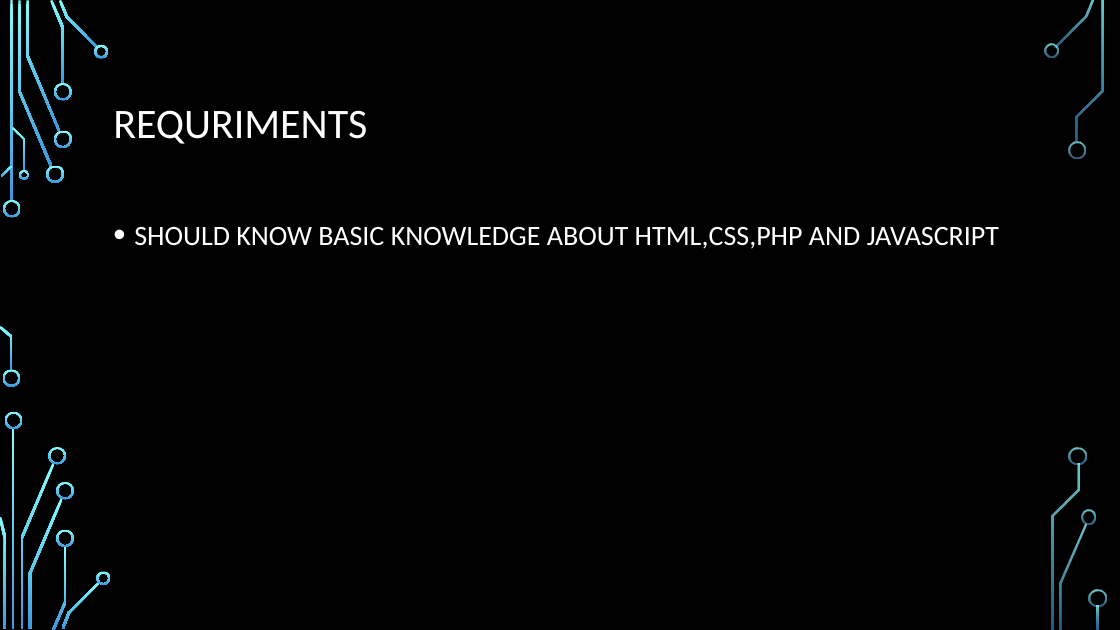
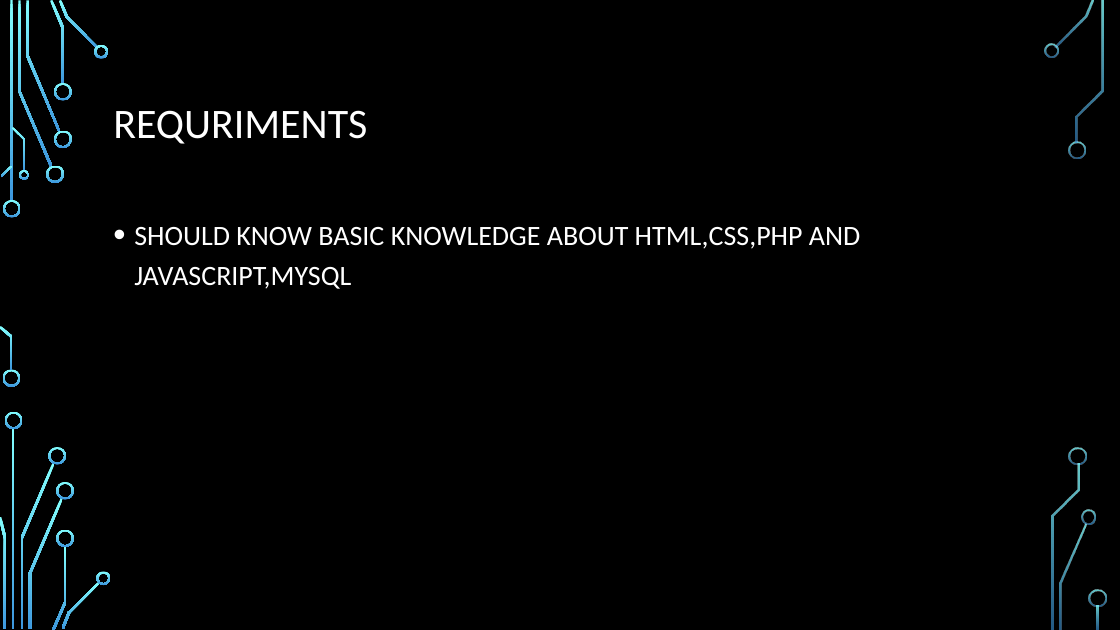
Before and after one commit to Pratik-Ghost/Quiz_Application, a slide deck: slide 6 of QUIZzz.pptx (slide 5 before the commit). Drawn at 1120x630 pixels with LibreOffice and Linux fonts; fonts in the diff are those of the drawing; background and template pictures are left out. Boxes give left, top, right and bottom in pixels: in the first picture for what was removed or moved away, otherwise in the second. Text is boxed around its words. In the diff, an @@ line names an element or a change of style, - is before the commit and + after.

```diff
--- a/QUIZzz.pptx
+++ b/QUIZzz.pptx
@@ text at [134,227,860,289]: text changed @@
-• SHOULD KNOW BASIC KNOWLEDGE ABOUT HTML,CSS,PHP AND JAVASCRIPT
+• SHOULD KNOW BASIC KNOWLEDGE ABOUT HTML,CSS,PHP AND JAVASCRIPT,MYSQL
```
Also in this commit, not shown: 1 slide added.
